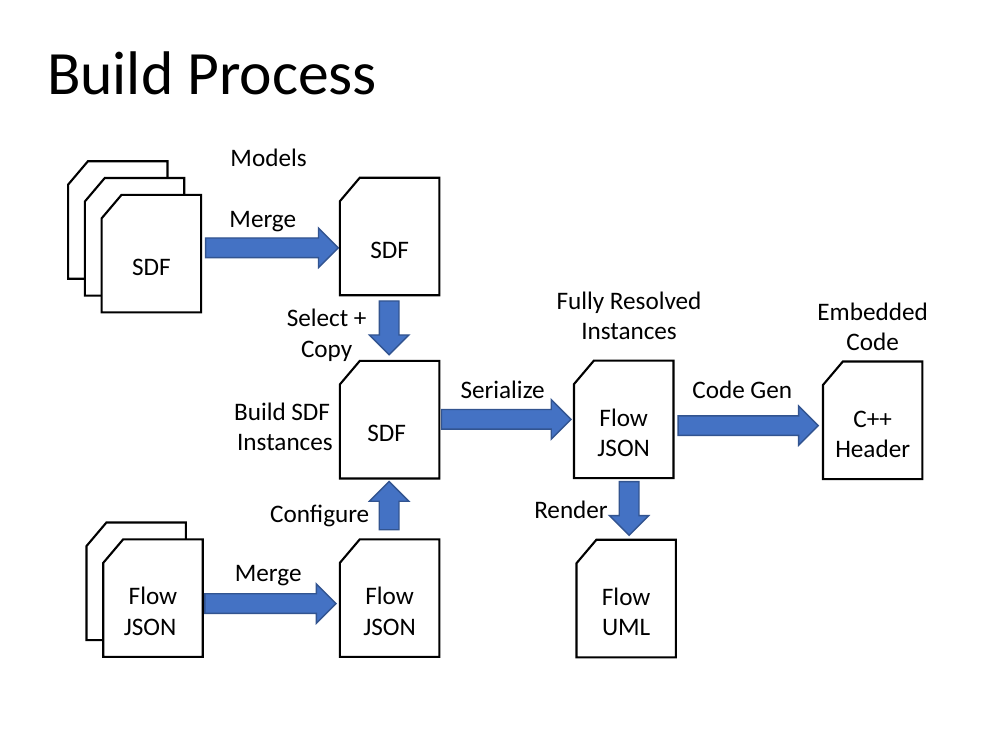
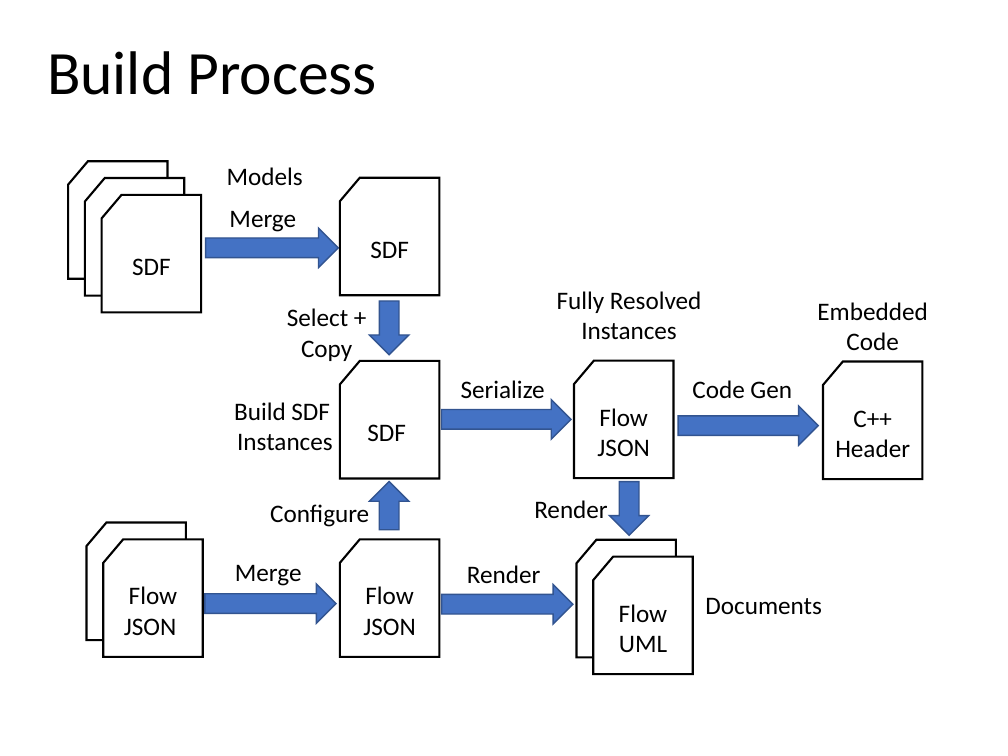
Before and after one commit to mjkoster/ObjectFlow, a slide deck: slide 12 of Documents/ObjectFlow.pptx. Drawn at 1008x756 pixels with LibreOffice and Linux fonts; fonts in the diff are those of the drawing. Boxes give left, top, right and bottom in pixels: in the first picture for what was removed or moved away, otherwise in the second. Text is boxed around its words. In the diff, an @@ line names an element or a change of style, - is before the commit and + after.

```diff
--- a/Documents/ObjectFlow.pptx
+++ b/Documents/ObjectFlow.pptx
@@ text "Models": place and size @@
-text "Models" at box(230, 148, 306, 167)
+text "Models" at box(227, 167, 303, 186)
@@ text added at box(467, 565, 540, 583), 18 pt, text #000000 @@
+Render
@@ flow chart punched card added at box(594, 556, 694, 674), fill #FFFFFF, outline #000000 1.5 pt, 18 pt, text #000000 @@
+Flow UML
@@ right arrow added at box(442, 585, 573, 624), fill #4472C4, outline #325491 1 pt @@
@@ text added at box(705, 597, 822, 615), 18 pt, text #000000 @@
+Documents
```
Also in this commit, not shown: 4 other slides changed, 5 other files.
